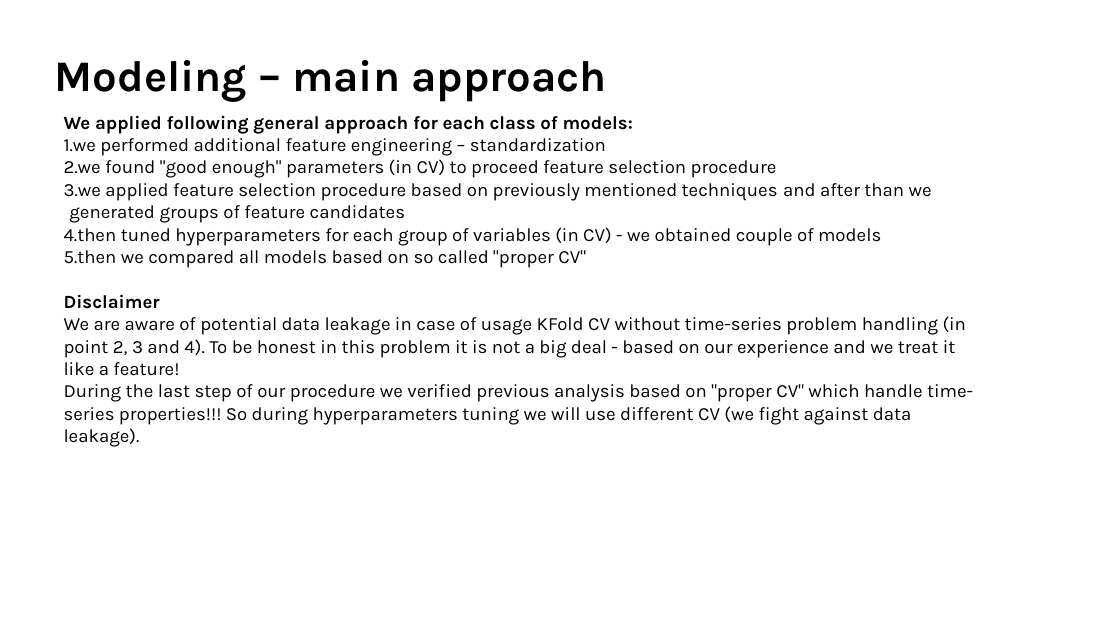
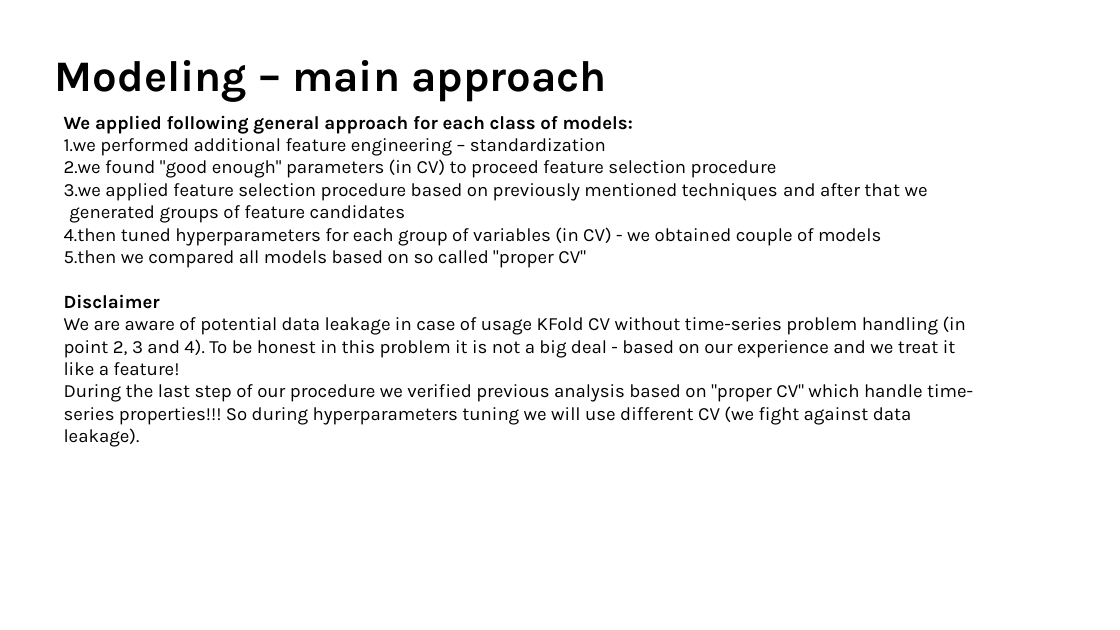
Before and after one commit to michaelwozniak/ML_small_dataset, a slide deck: slide 13 of ML - presentation.pptx. Drawn at 1120x630 pixels with LibreOffice and Linux fonts; fonts in the diff are those of the drawing. Boxes give left, top, right and bottom in pixels: in the first picture for what was removed or moved away, otherwise in the second. Text is boxed around its words. In the diff, an @@ line names an element or a change of style, - is before the commit and + after.

```diff
--- a/ML - presentation.pptx
+++ b/ML - presentation.pptx
@@ text at (64,183,928,223): text changed @@
-3. we applied feature selection procedure based on previously mentioned techniques and after than we generated groups of feature candidates
+3. we applied feature selection procedure based on previously mentioned techniques and after that we generated groups of feature candidates
```
Also in this commit, not shown: 6 other slides changed, 8 other files.
